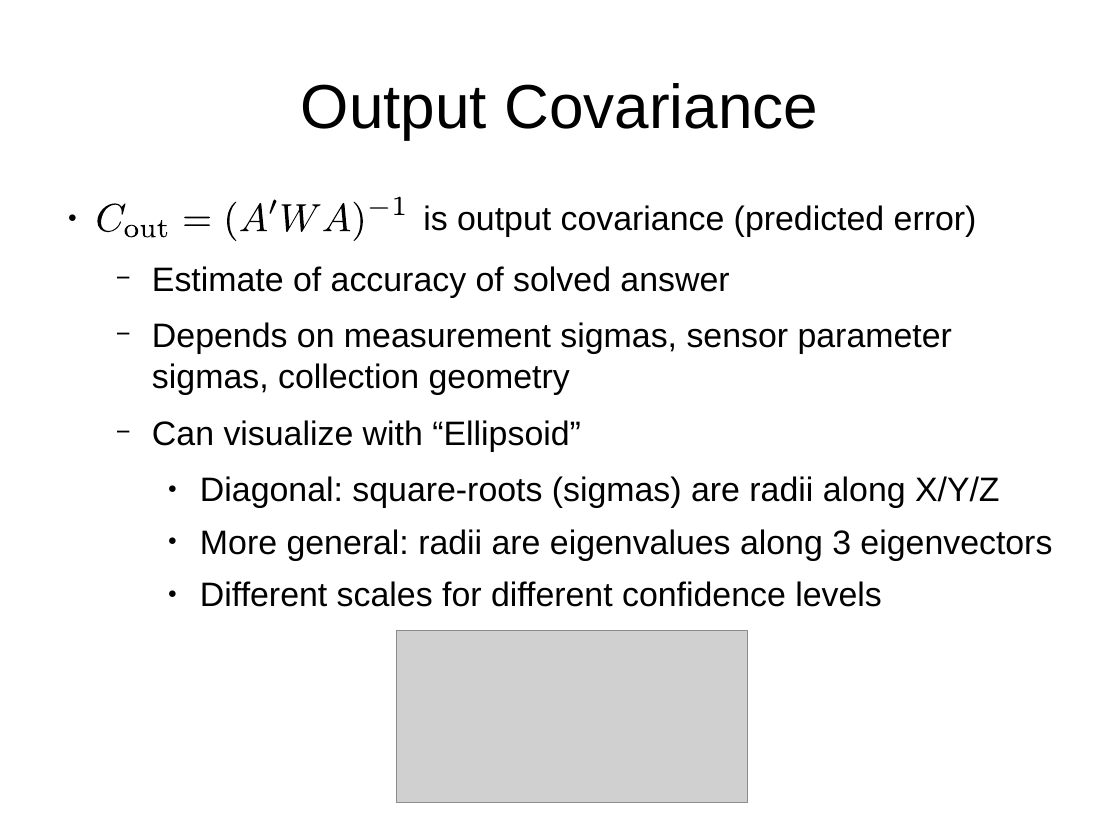
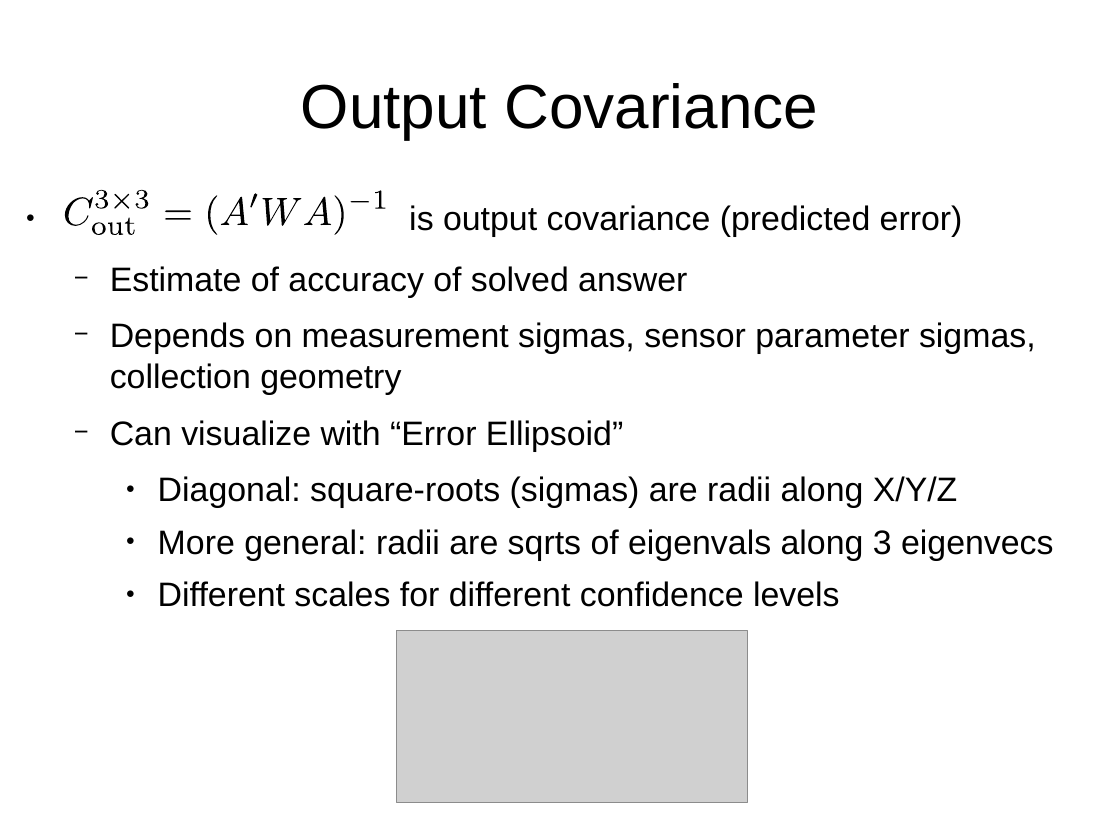
Before and after one commit to sethmerickel/Multi-Image-Geopositioning, a slide deck: slide 33 of papers/fresno2017.odp (slide 28 before the commit). Drawn at 1120x840 pixels with LibreOffice and Linux fonts; fonts in the diff are those of the drawing; grey boxes stand for pictures. Boxes give left, top, right and bottom in pixels: in the first picture for what was removed or moved away, otherwise in the second. Text is boxed around its words. In the diff, an @@ line names an element or a change of style, - is before the commit and + after.

```diff
--- a/papers/fresno2017.odp
+++ b/papers/fresno2017.odp
@@ text "is output covariance (predicted error)": place and size @@
-text "is output covariance (predicted error)" at [152, 205, 1052, 607]
+text "is output covariance (predicted error)" at [110, 205, 1054, 607]
@@ freeform shape: place and size @@
-freeform shape at [98, 203, 126, 232]
+freeform shape at [65, 197, 94, 226]
@@ freeform shape added at [96, 190, 109, 209], fill #000000 @@
@@ freeform shape added at [115, 194, 130, 209], fill #000000 @@
@@ freeform shape added at [135, 190, 148, 209], fill #000000 @@
@@ 9 freeform shapes: place and size @@
-9 freeform shapes at [184, 196, 405, 241]
+9 freeform shapes at [165, 190, 385, 235]
@@ freeform shape: place and size @@
-freeform shape at [125, 225, 138, 237]
+freeform shape at [92, 223, 106, 235]
@@ freeform shape: place and size @@
-freeform shape at [141, 225, 157, 237]
+freeform shape at [108, 223, 123, 235]
@@ freeform shape: place and size @@
-freeform shape at [158, 221, 167, 238]
+freeform shape at [125, 217, 134, 235]
@@ text at [110, 420, 623, 451]: text changed @@
-  − Can visualize with “Ellipsoid”
+  − Can visualize with “Error Ellipsoid”
@@ text at [158, 529, 1054, 561]: text changed @@
-    ● More general: radii are eigenvalues along 3 eigenvectors
+    ● More general: radii are sqrts of eigenvals along 3 eigenvecs
```
Also in this commit, not shown: 26 other slides changed, 27 slides added, 9 slides removed, 2 other files.
